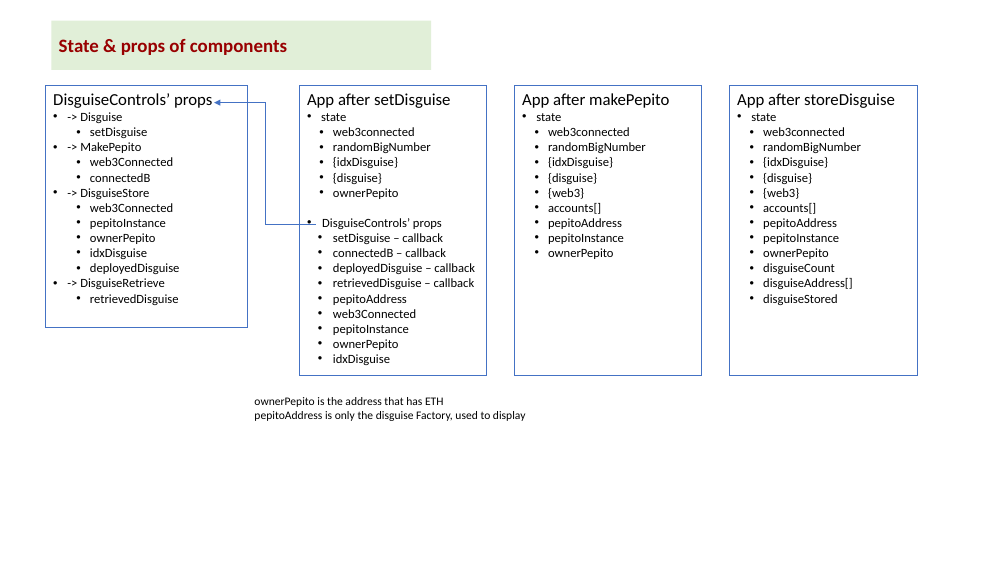
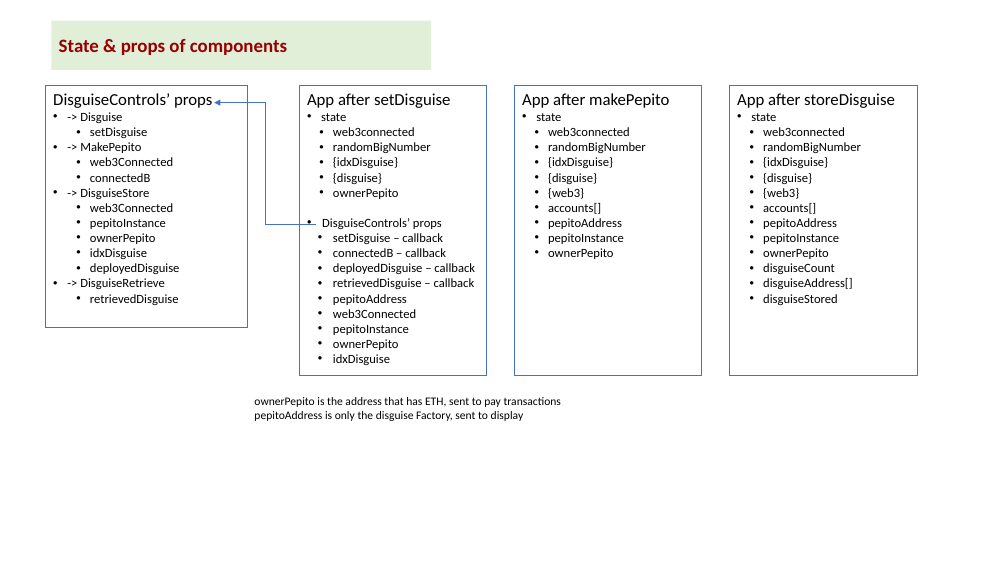
Before and after one commit to kvutien/Project-Machu-Picchu-2020, a slide deck: slide 6 of Pepito/Final Project Design.pptx. Drawn at 1008x567 pixels with LibreOffice and Linux fonts; fonts in the diff are those of the drawing. Boxes give left, top, right and bottom in pixels: in the first picture for what was removed or moved away, otherwise in the second. Text is boxed around its words. In the diff, an @@ line names an element or a change of style, - is before the commit and + after.

```diff
--- a/Pepito/Final Project Design.pptx
+++ b/Pepito/Final Project Design.pptx
@@ text at <box>254,397,561,421</box>: text changed @@
-ownerPepito is the address that has ETH
-pepitoAddress is only the disguise Factory, used to display
+ownerPepito is the address that has ETH, sent to pay transactions
+pepitoAddress is only the disguise Factory, sent to display
```
Also in this commit, not shown: 4 other slides changed, 11 other files.
